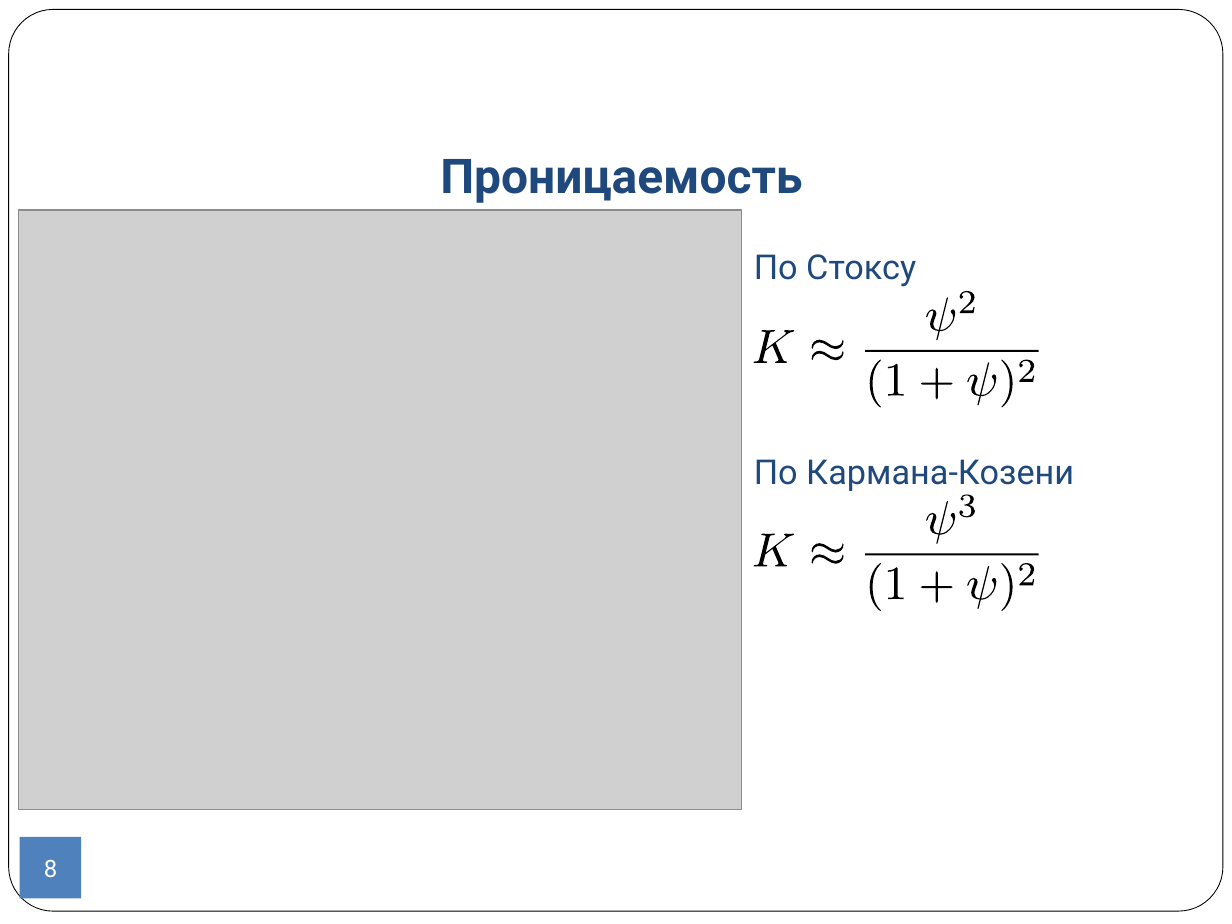
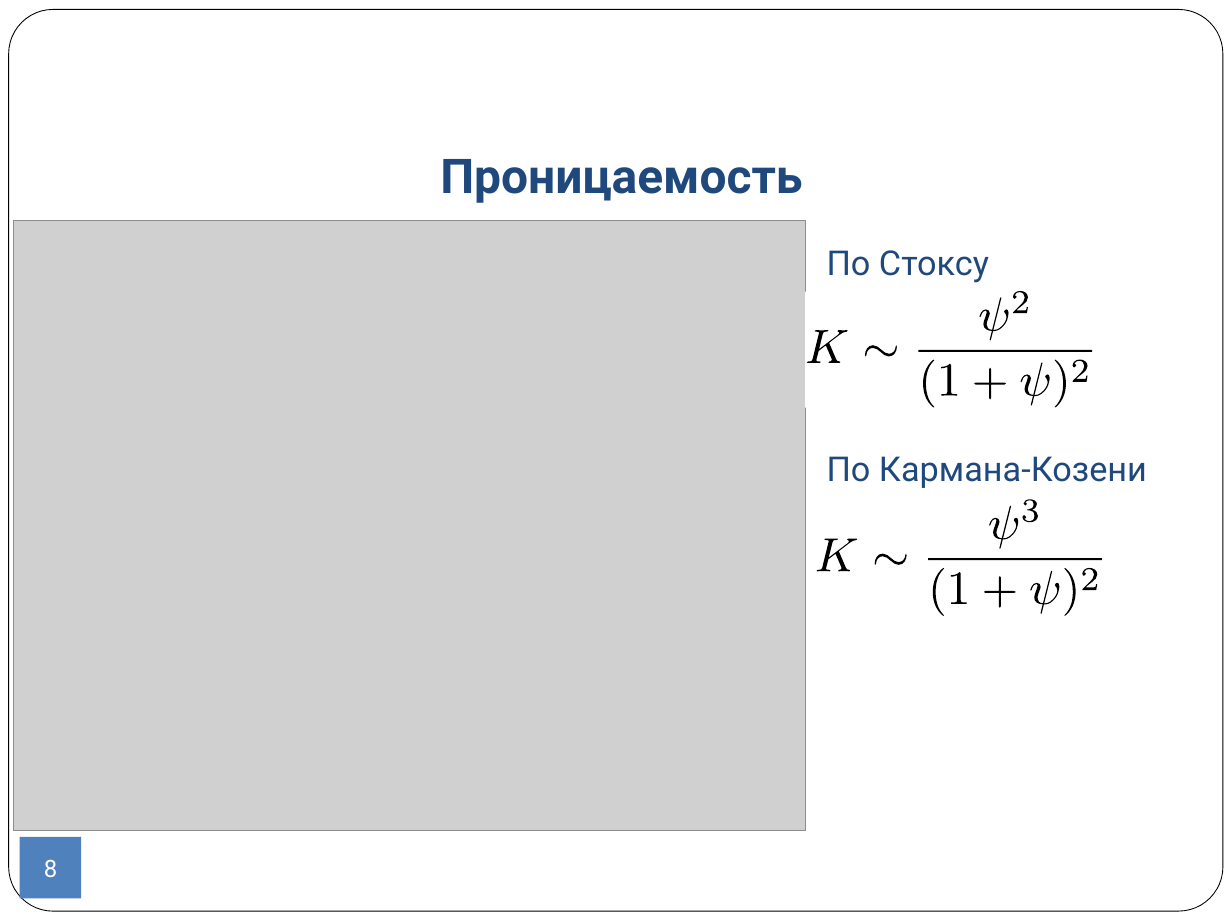
Before and after one commit to CompMathGroup/sagd, a slide deck: slide 8 of doc/Presentation.odp. Drawn at 1232x924 pixels with LibreOffice and Linux fonts; fonts in the diff are those of the drawing; grey boxes stand for pictures; background and template pictures are left out. Boxes give left, top, right and bottom in pixels: in the first picture for what was removed or moved away, otherwise in the second. Text is boxed around its words. In the diff, an @@ line names an element or a change of style, - is before the commit and + after.

```diff
--- a/doc/Presentation.odp
+++ b/doc/Presentation.odp
@@ text "По Стоксу": place and size @@
-text "По Стоксу" at [754,254,1074,491]
+text "По Стоксу" at [827,250,1147,488]
@@ picture: place and size @@
-picture at [18,209,742,809]
+picture at [14,221,804,830]
@@ freeform shape: place and size @@
-freeform shape at [812,340,844,361]
+freeform shape at [865,345,897,356]
@@ 11 freeform shapes: place and size @@
-11 freeform shapes at [752,291,1039,408]
+11 freeform shapes at [806,291,1093,408]
@@ freeform shape: place and size @@
-freeform shape at [752,495,1039,611]
+freeform shape at [814,500,1101,616]
@@ freeform shape: place and size @@
-freeform shape at [812,543,844,564]
+freeform shape at [875,553,907,564]
@@ freeform shape: place and size @@
-freeform shape at [1002,563,1013,611]
+freeform shape at [1064,568,1076,616]
@@ 9 freeform shapes: place and size @@
-9 freeform shapes at [754,494,1039,611]
+9 freeform shapes at [817,499,1101,616]
```
Also in this commit, not shown: 17 other slides changed, 5 slides added, 5 slides removed, 2 other files.
